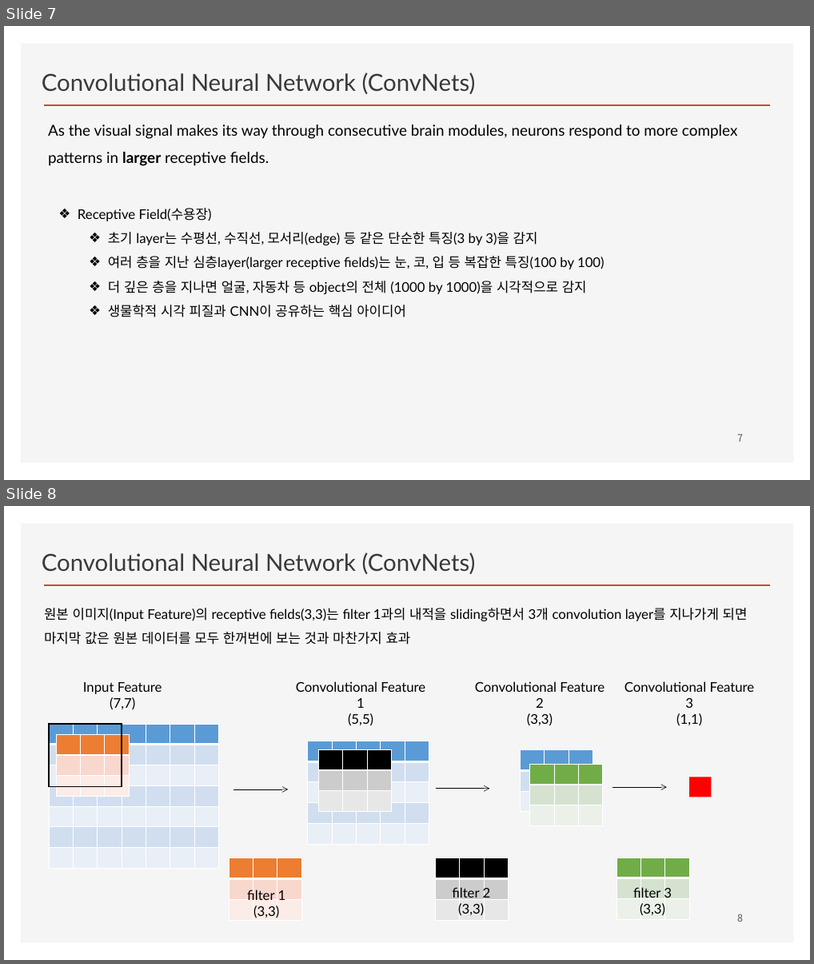
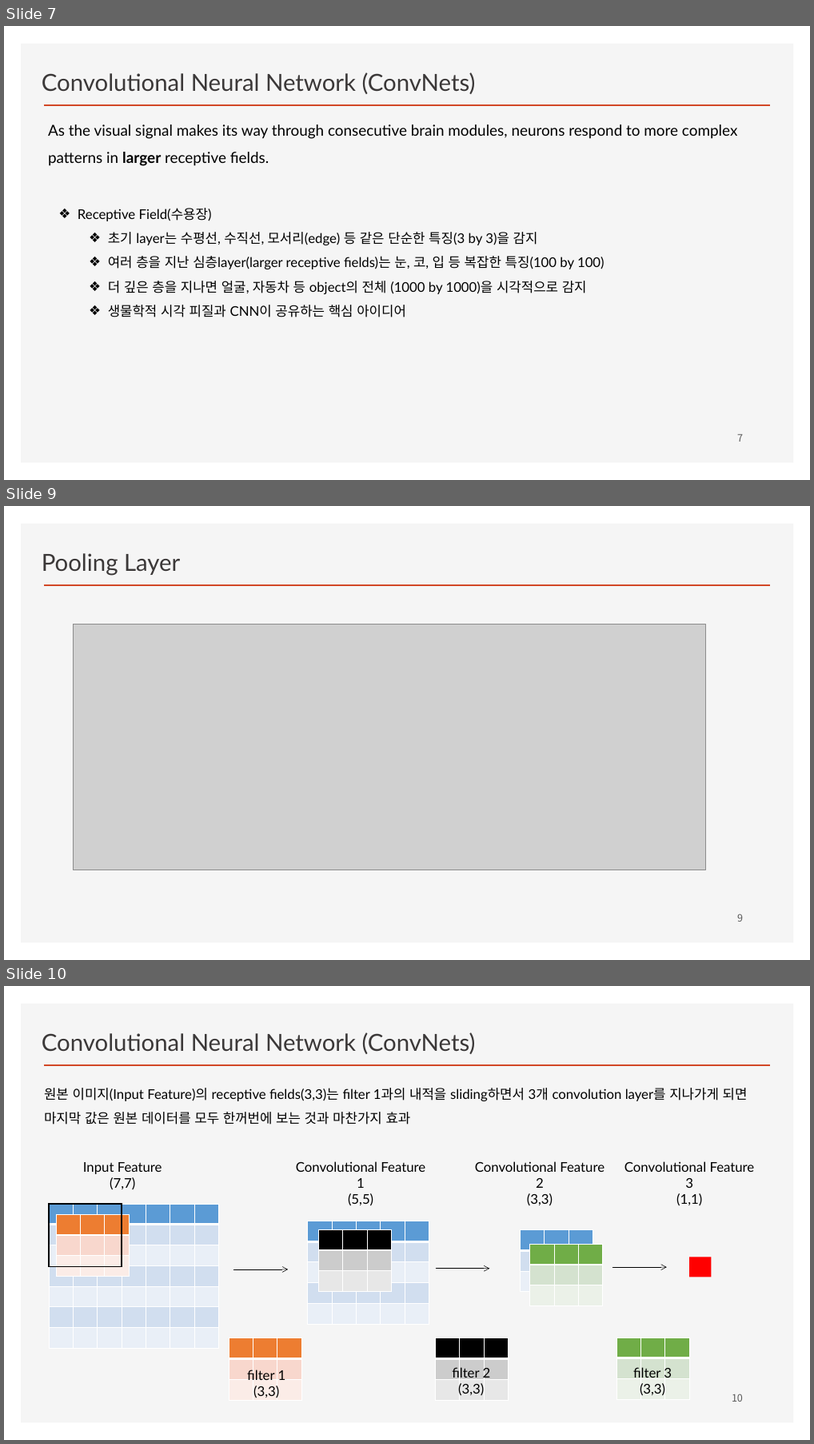
Before and after one commit to ancestor9/2026_Fall_Deep-Learning-with-Python, a slide deck: Chapter 08 Image Classification.pptx. Shown one above the other, each under a label of ours: slides 7 and 8 before the commit, slides 7, 9 and 10 after it; the slides between them are not shown. The pictures are 814x964 and 814x1444 pixels, drawn with LibreOffice and Linux fonts; fonts in the diff are those of the drawing; grey boxes stand for pictures; background and template pictures are left out. Boxes give left, top, right and bottom in pixels: in the first picture for what was removed or moved away, otherwise in the second. Text is boxed around its words. In the diff, an @@ line names an element or a change of style, - is before the commit and + after.

```diff
--- a/Chapter 08 Image Classification.pptx
+++ b/Chapter 08 Image Classification.pptx
@@ slide 9 added at bbox=[4, 506, 810, 960], background #FFFFFF; not listed: 2 template elements that a slide beside it also shows @@
@@ text added at bbox=[42, 553, 180, 575], 28 pt, text #3B3838 @@
+Pooling Layer
@@ picture added at bbox=[73, 624, 706, 869] @@
@@ page number added at bbox=[738, 913, 743, 921], 12 pt, text #595959 @@
+9
@@ what was slide 8 is now slide 10 @@
@@ page number at bbox=[732, 1393, 743, 1401]: text changed @@
-8
+10
```
Also in this commit, not shown: 1 other slide added.
